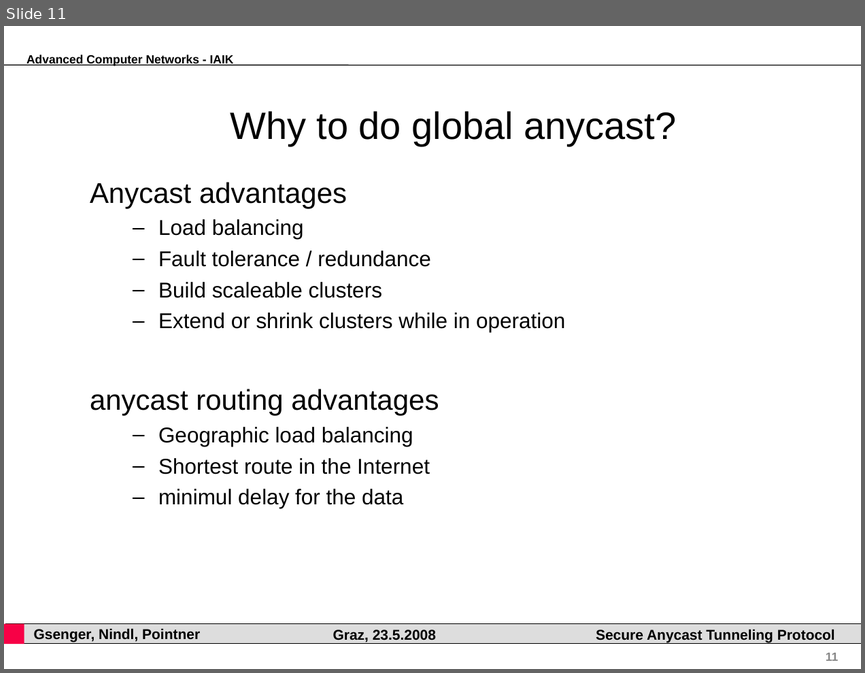
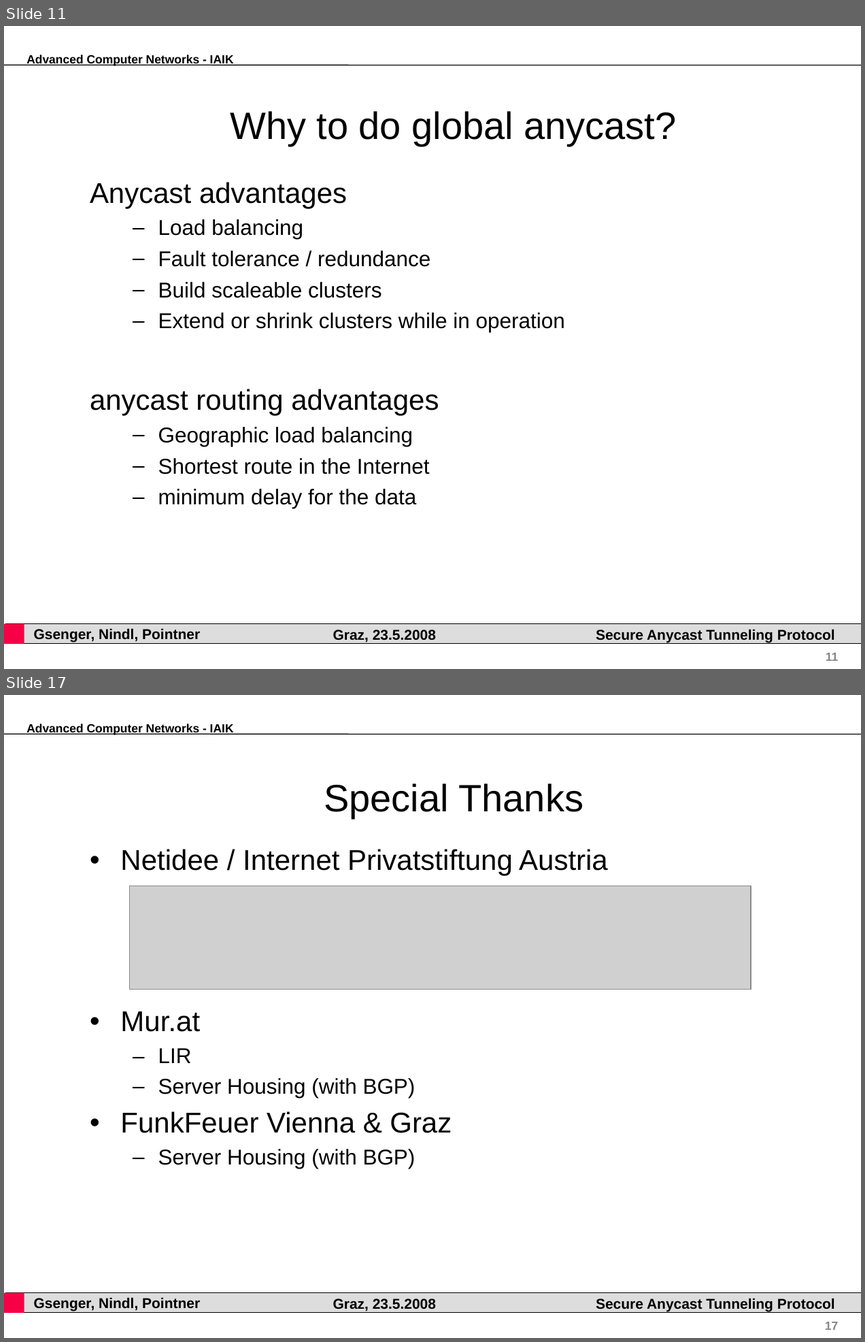
Before and after one commit to pyhedgehog/anytun, a slide deck: papers/acn.ppt. Shown one above the other, each under a label of ours: slide 11 before the commit, slides 11 and 17 after it; the slides between them are not shown. The pictures are 865x673 and 865x1342 pixels, drawn with LibreOffice and Linux fonts; fonts in the diff are those of the drawing; grey boxes stand for pictures; background and template pictures are left out. Boxes give left, top, right and bottom in pixels: in the first picture for what was removed or moved away, otherwise in the second. Text is boxed around its words. In the diff, an @@ line names an element or a change of style, - is before the commit and + after.

```diff
--- a/papers/acn.ppt
+++ b/papers/acn.ppt
@@ slide 17 added at [4, 695, 861, 1338], background #FFFFFF; not listed: 7 template elements that a slide beside it also shows @@
@@ title added at [324, 783, 583, 818], 32 pt, text #000000 @@
+Special Thanks
@@ text added at [120, 849, 608, 1168], 24 pt, text #000000 @@
+• Netidee / Internet Privatstiftung Austria
+• Mur.at
+  – LIR
+  – Server Housing (with BGP)
+• FunkFeuer Vienna & Graz
+  – Server Housing (with BGP)
@@ picture added at [130, 885, 751, 989] @@
@@ slide 11 changed as well @@
@@ text at [158, 488, 416, 508]: text changed @@
-  – minimul delay for the data
+  – minimum delay for the data
```
Also in this commit, not shown: 7 other slides changed, 9 other slides added.
